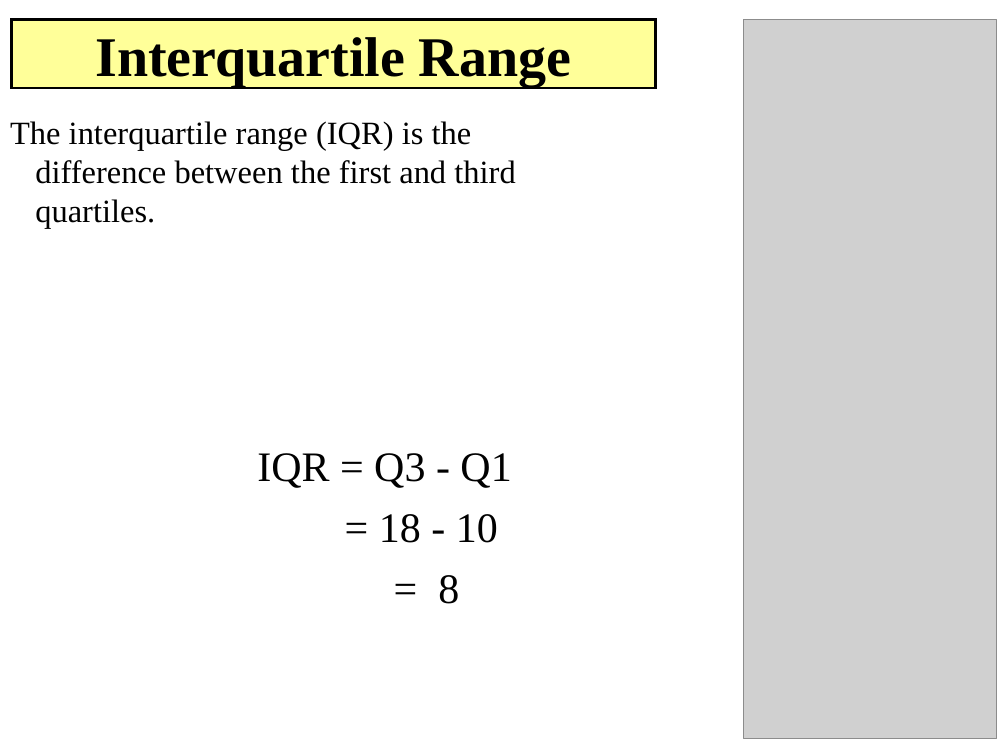
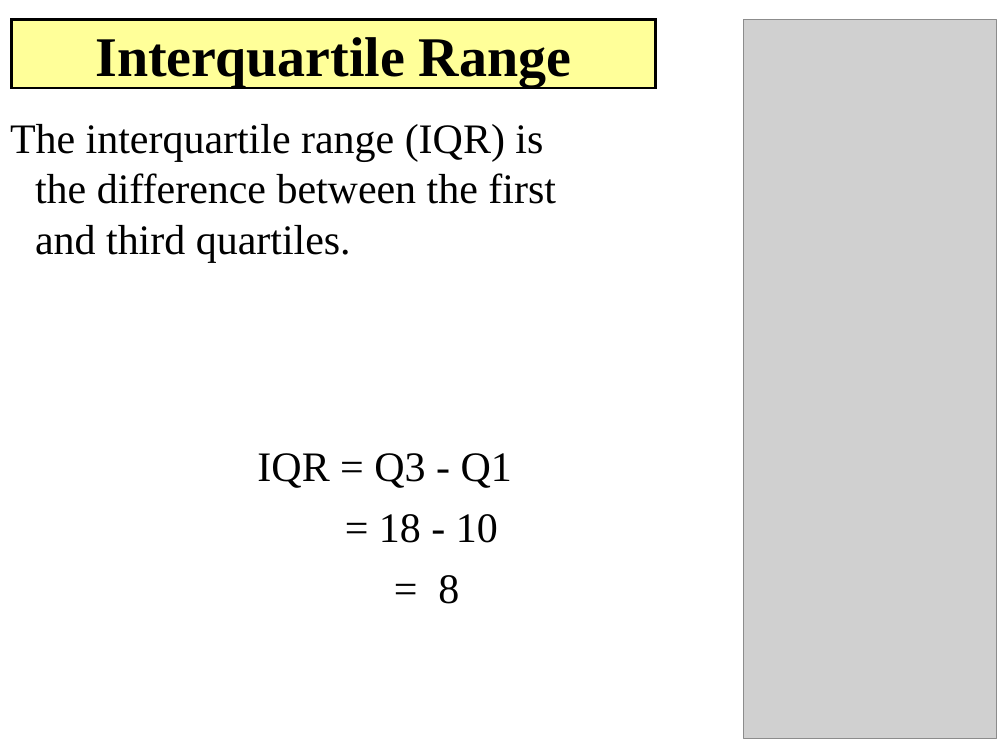
Before and after one commit to hmartineziii/MATH146, a slide deck: slide 17 of week3n4/Week 03.ppt. Drawn at 1008x756 pixels with LibreOffice and Linux fonts; fonts in the diff are those of the drawing; grey boxes stand for pictures. Boxes give left, top, right and bottom in pixels: in the first picture for what was removed or moved away, otherwise in the second. Text is boxed around its words. In the diff, an @@ line names an element or a change of style, - is before the commit and + after.

```diff
--- a/week3n4/Week 03.ppt
+++ b/week3n4/Week 03.ppt
@@ text "The interquartile range (IQR) is ..." at [10, 124, 556, 255]: size 23.2 to 30 pt @@
```
Also in this commit, not shown: 6 other slides changed, 7 other files.
